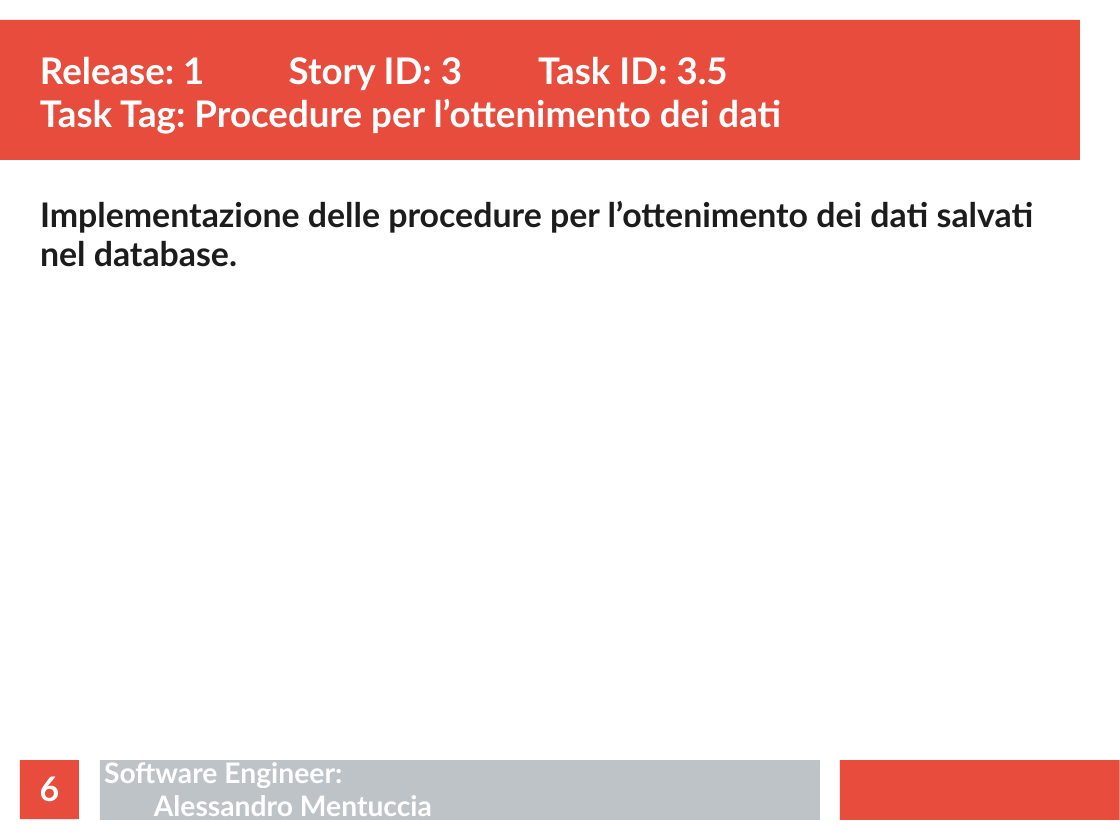
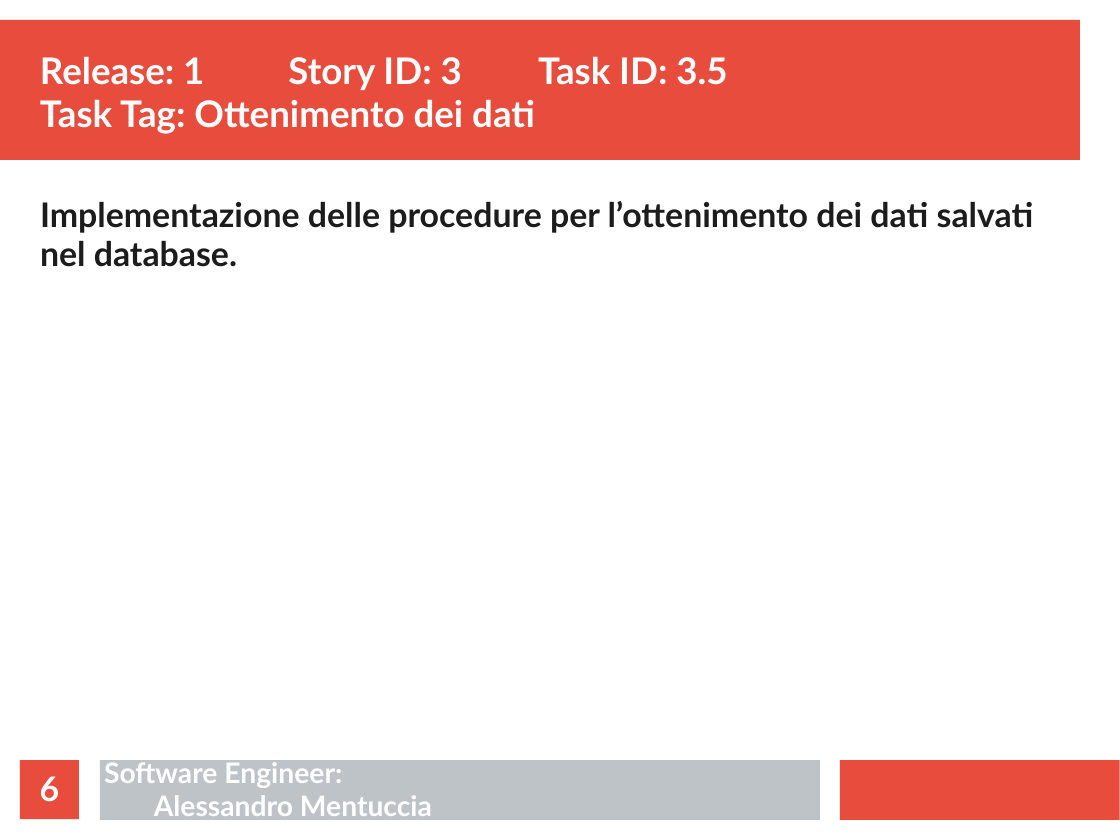
Before and after one commit to ecorradini/ProgettoIDS, a slide deck: slide 6 of AnalisiRequisiti/Task/UT3/TaskGestioneMappeServer.ppt. Drawn at 1120x840 pixels with LibreOffice and Linux fonts; fonts in the diff are those of the drawing. Boxes give left, top, right and bottom in pixels: in the first picture for what was removed or moved away, otherwise in the second. Text is boxed around its words. In the diff, an @@ line names an element or a change of style, - is before the commit and + after.

```diff
--- a/AnalisiRequisiti/Task/UT3/TaskGestioneMappeServer.ppt
+++ b/AnalisiRequisiti/Task/UT3/TaskGestioneMappeServer.ppt
@@ text at [40, 56, 727, 134]: text changed @@
-Release: 1 Story ID: 3 Task ID: 3.5
-Task Tag: Procedure per l’ottenimento dei dati
+Release: 1 Story ID: 3 Task ID: 3.5
+Task Tag: Ottenimento dei dati
```
Also in this commit, not shown: 3 other slides changed, 5 other files.
